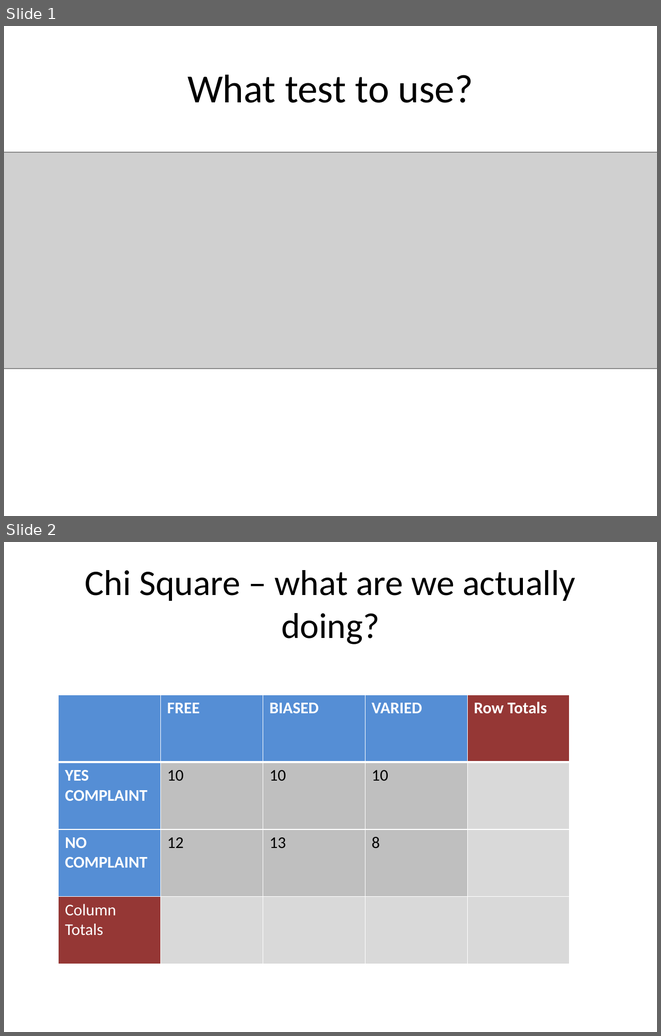
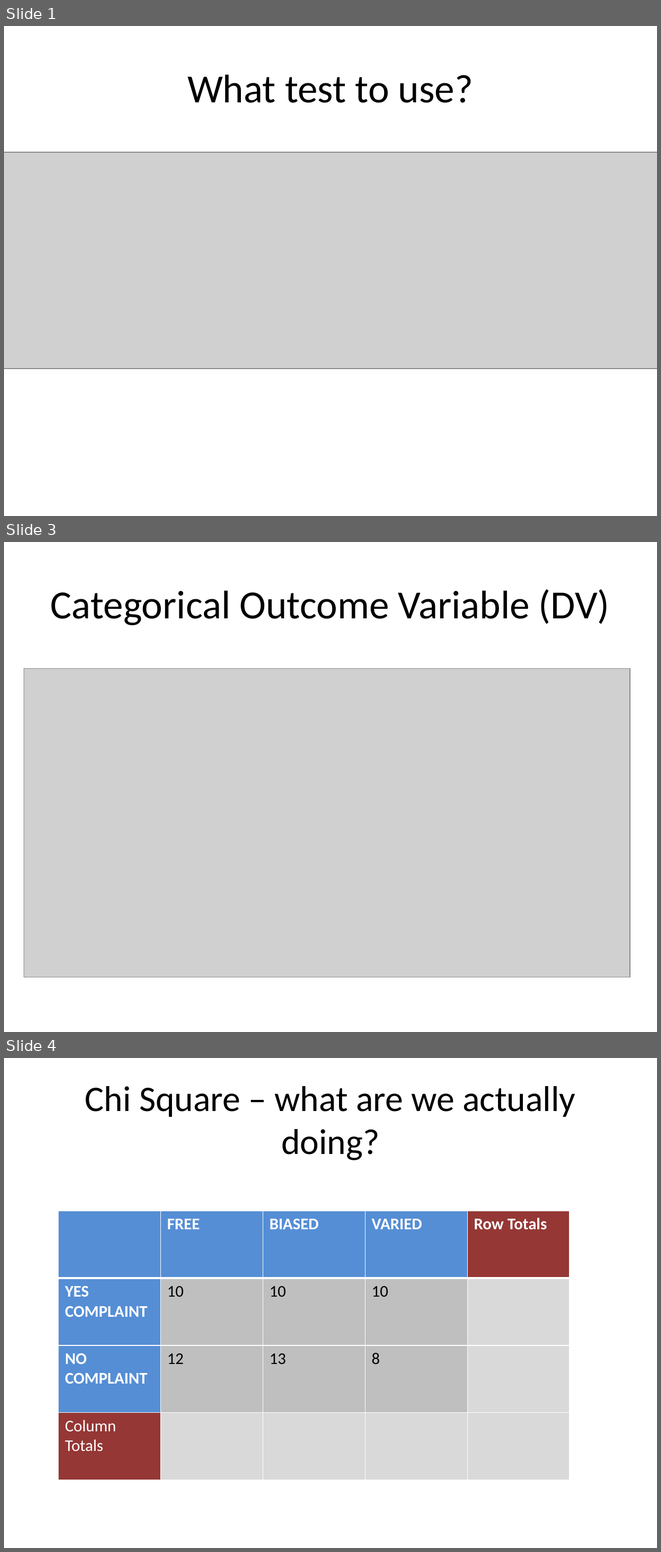
Before and after one commit to mwaskom/Psych252, a slide deck: Week3/ppt_section3.pptx. Shown one above the other, each under a label of ours: slides 1 and 2 before the commit, slides 1, 3 and 4 after it; the slides between them are not shown. The pictures are 661x1036 and 661x1552 pixels, drawn with LibreOffice and Linux fonts; fonts in the diff are those of the drawing; grey boxes stand for pictures. Boxes give left, top, right and bottom in pixels: in the first picture for what was removed or moved away, otherwise in the second. Text is boxed around its words. In the diff, an @@ line names an element or a change of style, - is before the commit and + after.

```diff
--- a/Week3/ppt_section3.pptx
+++ b/Week3/ppt_section3.pptx
@@ slide 3 added at [4,542,657,1032], background #FFFFFF @@
@@ title added at [51,589,610,625], 44 pt, text #000000 @@
+Categorical Outcome Variable (DV)
@@ picture added at [24,669,629,977] @@
@@ what was slide 2 is now slide 4 @@
```
Also in this commit, not shown: 1 other slide added.
